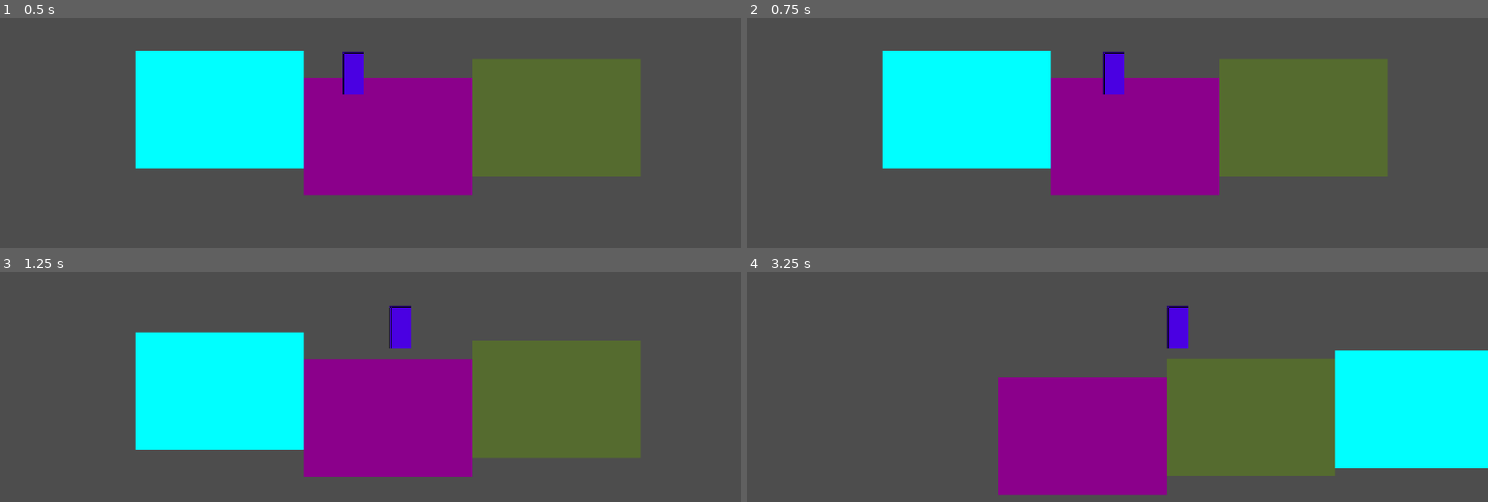
Above: before the commit, frames 1-4 (two rows, left to right).
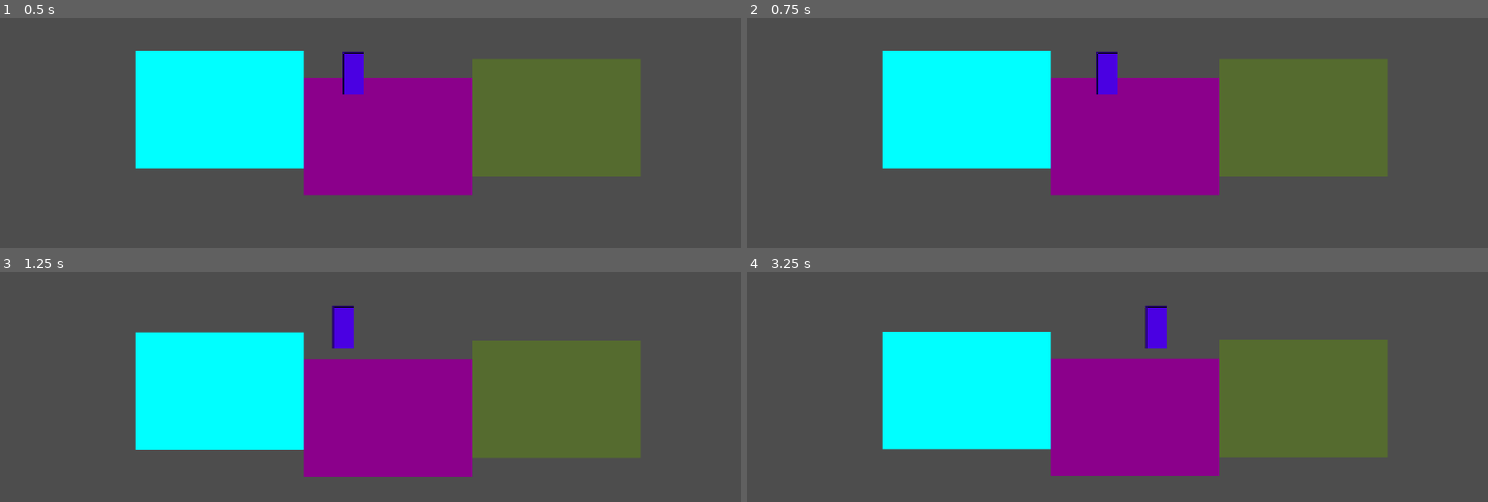
Above: after the commit, the same moments.

Repository: wmichelin/sideskate
Game: Godot game, scene res://scenes/Level_1.tscn
The game is run twice, just before and just after one commit, with the same random seed, the same clock (stepped at 60 frames per second) and the same inputs.
Inputs:
- Up to frame 1 (0.5 s): no input
- Up to frame 2 (0.75 s): tap Enter at 0.5 s; hold D (right) from 0.53 s (still down); tap X (kick, bound only after the commit) at 0.6 s
- Up to frame 3 (1.25 s): keep holding D (right); tap Space (jump) at 0.77 s; tap V (revert, bound only after the commit) at 0.8 s
- Up to frame 4 (3.25 s): release D (right) at 1.28 s; hold S (down) 1.28-2.03 s; tap V (revert, bound only after the commit) at 1.35, 2.3, 2.85 s; tap Space (jump) at 1.52, 3.02 s; tap X (kick, bound only after the commit) at 1.55, 2.1, 3.05 s; hold D (right) 2.03-2.78 s; hold W (up) from 2.78 s (still down)

Frame 1 is identical in both runs. In frame 2, 0.4% of the frame differs, in the area x 47-51%, y 14-34%; in frame 3, 1.1%; in frame 4, 34%, in the area x 18-100%, y 14-98%.

Commit message:
we have kicking

Diff:
--- a/project.godot
+++ b/project.godot
@@ -53,6 +53,16 @@
 "events": [Object(InputEventKey,"resource_local_to_scene":false,"resource_name":"","device":-1,"window_id":0,"alt_press …(191 unchanged characters)…
 ]
 }
+kick={
+"deadzone": 0.5,
+"events": [Object(InputEventKey,"resource_local_to_scene":false,"resource_name":"","device":-1,"window_id":0,"alt_pressed":false,"shift_pressed":false,"ctrl_pressed":false,"meta_pressed":false,"pressed":false,"keycode":0,"physical_keycode":88,"key_label":0,"unicode":120,"location":0,"echo":false,"script":null)
+]
+}
+revert={
+"deadzone": 0.5,
+"events": [Object(InputEventKey,"resource_local_to_scene":false,"resource_name":"","device":-1,"window_id":0,"alt_pressed":false,"shift_pressed":false,"ctrl_pressed":false,"meta_pressed":false,"pressed":false,"keycode":0,"physical_keycode":86,"key_label":0,"unicode":118,"location":0,"echo":false,"script":null)
+]
+}
 
 [physics]
 
--- a/scripts/Player.gd
+++ b/scripts/Player.gd
@@ -3,9 +3,13 @@
 class_name Player
 
 # Export variables for easy tweaking in the editor
-@export var move_speed: float = 200.0
 @export var jump_velocity: float = 300.0
 @export var gravity: float = -800.0
+
+# Skateboard physics variables
+@export var kick_force: float = 150.0  # Force applied when kicking
+@export var friction: float = 25.0  # Friction that slows down movement
+@export var max_speed: float = 1000.0  # Maximum skateboard speed
 
 # Faked Y-axis variables for 2.5D depth simulation
 @export var depth_speed: float = 150.0  # Speed for up/down movement
@@ -13,6 +17,10 @@
 var fake_y: float = 0.0  # Simulated Y position for jumping
 var depth_position: float = 0.0  # Position along the "depth" axis
 var jump_speed: float = 0.0  # Current jump velocity
+
+# Skateboard momentum
+var skateboard_velocity: float = 0.0  # Horizontal momentum from skateboarding
+var facing_direction: int = 1  # 1 for right, -1 for left
 # Camera reference
 @onready var camera: Camera2D = $Camera2D
 @onready var collision_shape: CollisionShape2D = $CollisionShape2D
@@ -31,6 +39,14 @@
 		jump_speed = jump_velocity
 		jumped.emit()
 
+	# Kick logic - apply rightward acceleration
+	if Input.is_action_just_pressed("kick"):
+		_perform_kick()
+
+	# Revert logic - instantly reverse momentum
+	if Input.is_action_just_pressed("revert"):
+		_perform_revert()
+
 	# Handle faked gravity for jumping
 	if fake_y >= 0 or jump_speed < 0:
 		jump_speed += gravity * delta
@@ -41,15 +57,17 @@
 			fake_y = 0
 			jump_speed = 0
 
-	# Get input for horizontal and depth movement
-	var horizontal_input = Input.get_axis("left", "right")
+	# Apply friction to skateboard velocity
+	if skateboard_velocity > 0:
+		skateboard_velocity = max(0, skateboard_velocity - friction * delta)
+	elif skateboard_velocity < 0:
+		skateboard_velocity = min(0, skateboard_velocity + friction * delta)
+
+	# Set horizontal velocity from skateboard momentum
+	velocity.x = skateboard_velocity
+
+	# Get input for depth movement
 	var depth_input = Input.get_axis("up", "down")
-
-	# Horizontal movement (X-axis)
-	if horizontal_input != 0:
-		velocity.x = horizontal_input * move_speed
-	else:
-		velocity.x = move_toward(velocity.x, 0, move_speed * delta * 5)
 
 	# Depth movement (simulated via Y position)
 	if depth_input != 0:
@@ -85,3 +103,16 @@
 
 	# Update visual depth sorting (objects lower on screen appear in front)
 	z_index = int(depth_position)
+
+func _perform_kick():
+	# Apply acceleration in the direction the character is facing
+	skateboard_velocity += kick_force * facing_direction
+	# Clamp to maximum speed in both directions
+	skateboard_velocity = clamp(skateboard_velocity, -max_speed, max_speed)
+	print("Kick! Direction: ", facing_direction, " Velocity: ", skateboard_velocity)
+
+func _perform_revert():
+	# Reverse facing direction and momentum
+	facing_direction *= -1
+	skateboard_velocity = -skateboard_velocity
+	print("Revert! Now facing: ", "right" if facing_direction == 1 else "left", " Velocity: ", skateboard_velocity)
